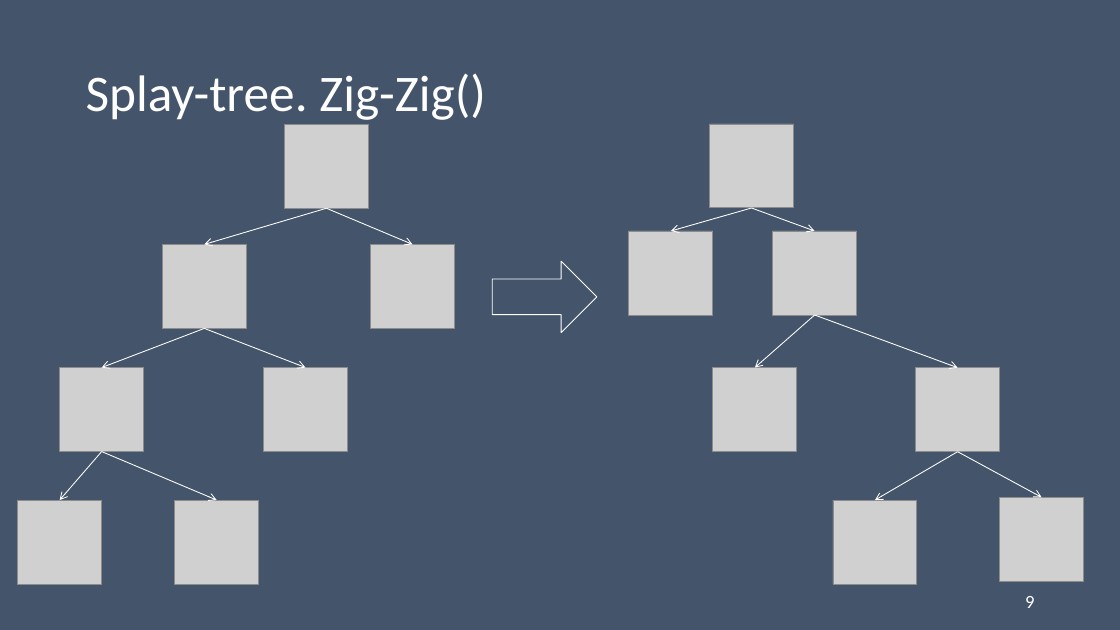
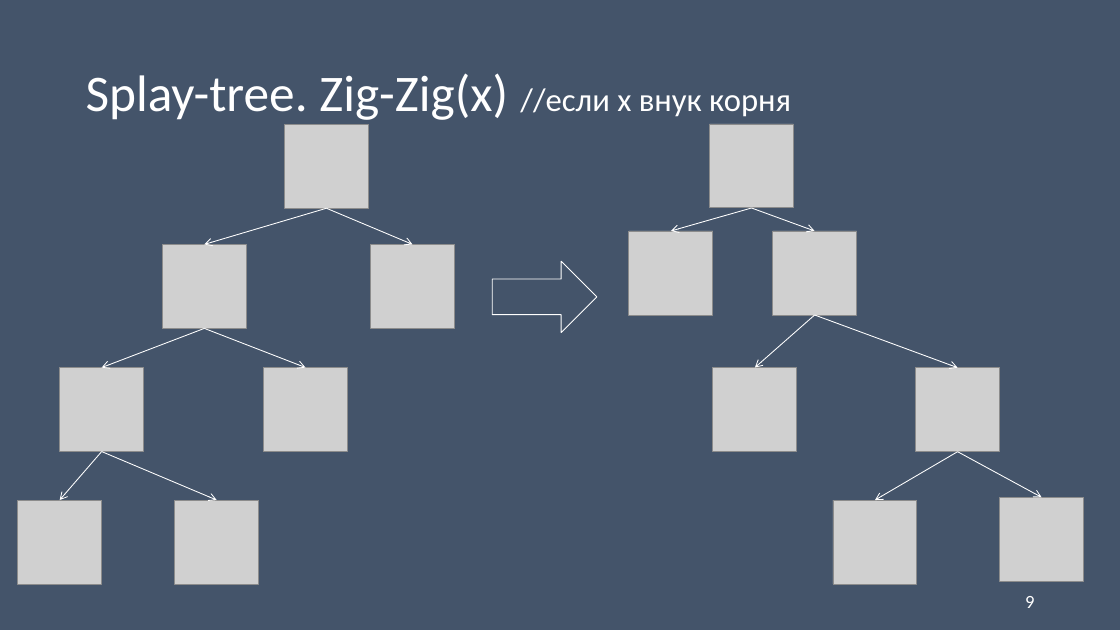
Before and after one commit to Koshkaallmaznaya/algorithms-AA-tree-Splay-tree, a slide deck: slide 9 of Документы/Б9121-09.03.03пикд_Панкратова_презентация.pptx. Drawn at 1120x630 pixels with LibreOffice and Linux fonts; fonts in the diff are those of the drawing; grey boxes stand for pictures. Boxes give left, top, right and bottom in pixels: in the first picture for what was removed or moved away, otherwise in the second. Text is boxed around its words. In the diff, an @@ line names an element or a change of style, - is before the commit and + after.

```diff
--- a/Документы/Б9121-09.03.03пикд_Панкратова_презентация.pptx
+++ b/Документы/Б9121-09.03.03пикд_Панкратова_презентация.pptx
@@ title at (86, 73, 791, 120): text changed @@
-Splay-tree. Zig-Zig()
+Splay-tree. Zig-Zig(x) //если х внук корня
```
Also in this commit, not shown: 9 other slides changed, 4 slides added, 2 slides removed, 4 other files.
